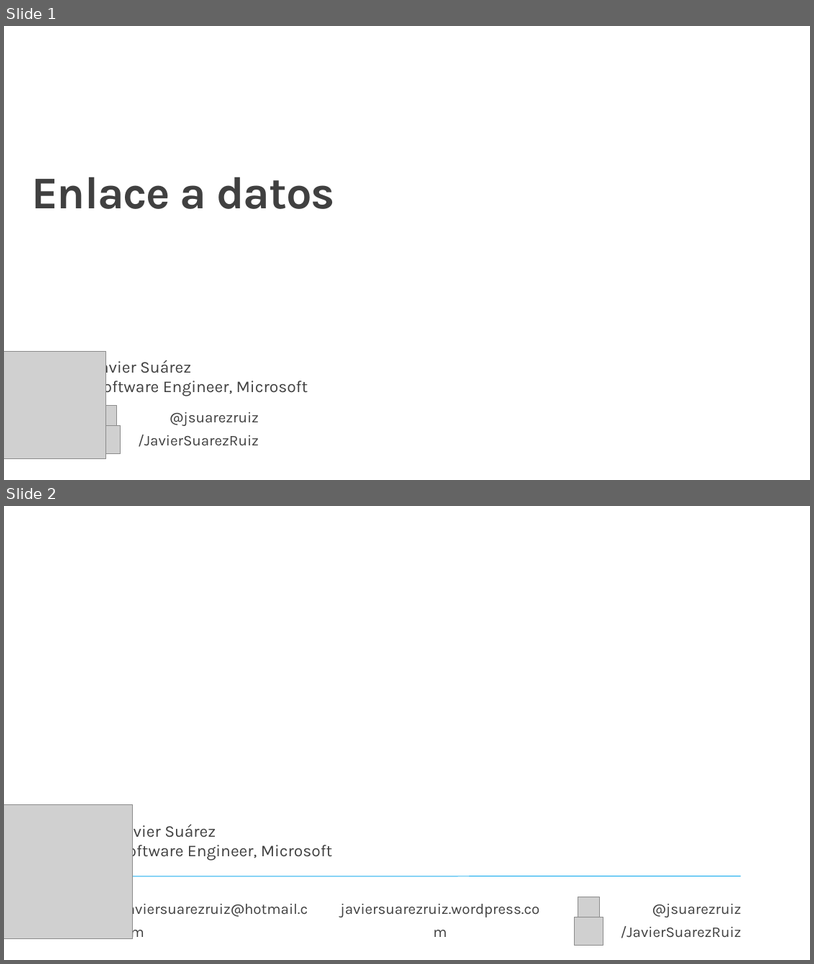
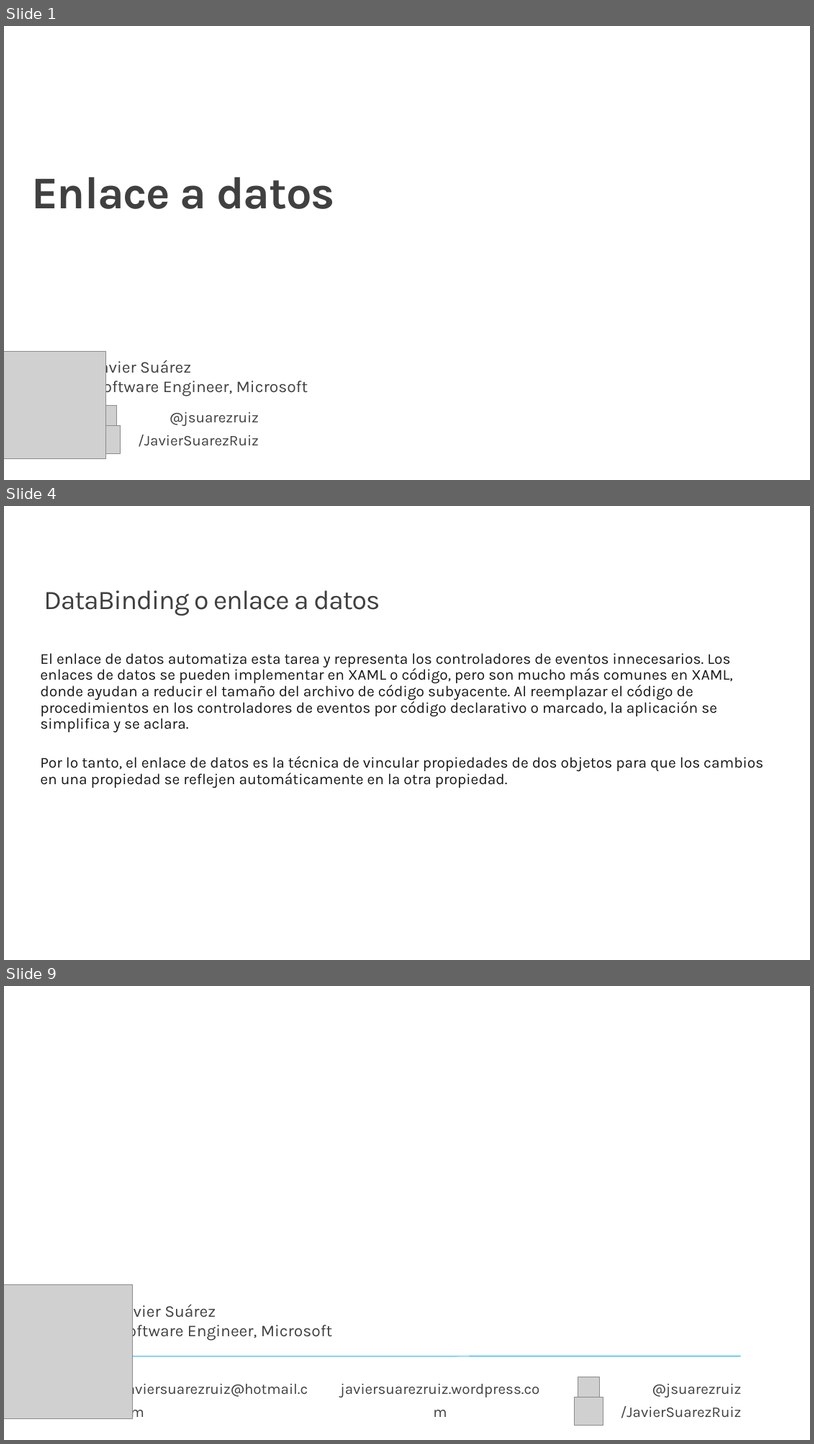
Before and after one commit to jsuarezruiz/taller-dotnet-maui, a slide deck: Bloque 6 - MVVM/Taller19 - DataBinding.pptx. Shown one above the other, each under a label of ours: slides 1 and 2 before the commit, slides 1, 4 and 9 after it; the slides between them are not shown. The pictures are 814x964 and 814x1444 pixels, drawn with LibreOffice and Linux fonts; fonts in the diff are those of the drawing; grey boxes stand for pictures; background and template pictures are left out. Boxes give left, top, right and bottom in pixels: in the first picture for what was removed or moved away, otherwise in the second. Text is boxed around its words. In the diff, an @@ line names an element or a change of style, - is before the commit and + after.

```diff
--- a/Bloque 6 - MVVM/Taller19 - DataBinding.pptx
+++ b/Bloque 6 - MVVM/Taller19 - DataBinding.pptx
@@ slide 4 added at (4,506,810,960), background #FFFFFF @@
@@ title added at (44,590,380,615), 32 pt, text #404040 @@
+DataBinding o enlace a datos
@@ text added at (40,653,764,788), 18 pt, text #171717 @@
+El enlace de datos automatiza esta tarea y representa los controladores de eventos innecesarios. Los enlaces de datos se pueden implementar en XAML o código, pero son mucho más comunes en XAML, donde ayudan a reducir el tamaño del archivo de código subyacente. Al reemplazar el código de procedimientos en los controladores de eventos por código declarativo o marcado, la aplicación se simplifica y se aclara.
+Por lo tanto, el enlace de datos es la técnica de vincular propiedades de dos objetos para que los cambios en una propiedad se reflejen automáticamente en la otra propiedad.
@@ what was slide 2 is now slide 9 @@
```
Also in this commit, not shown: 6 other slides added, 3 other files.
